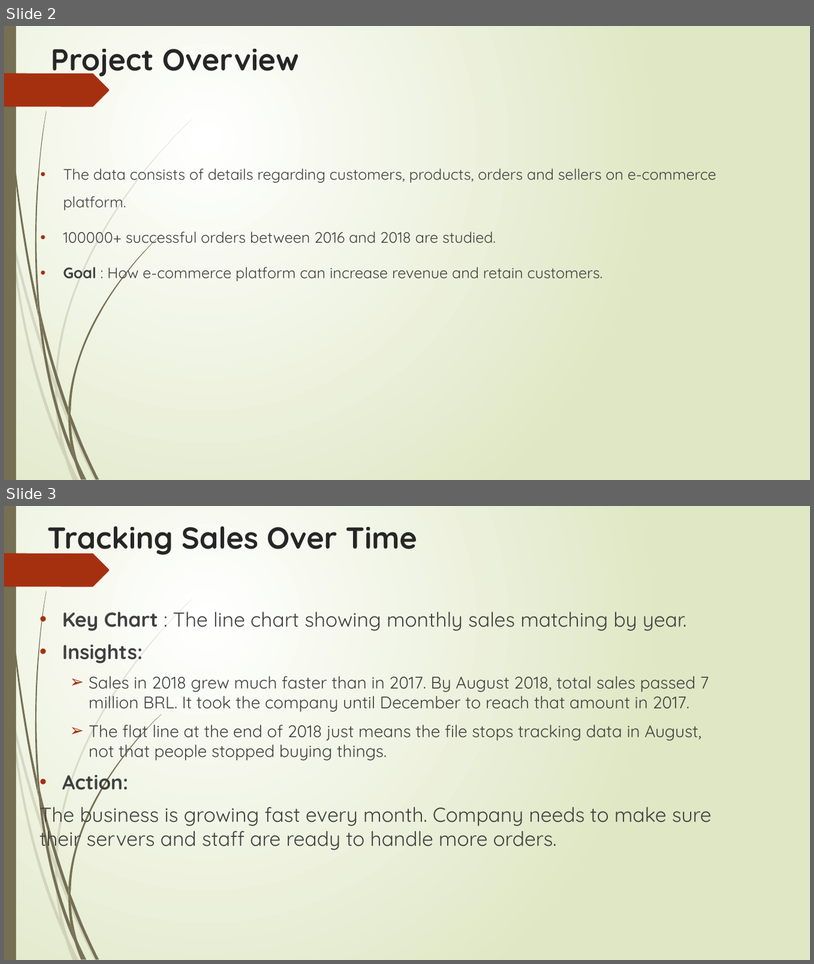
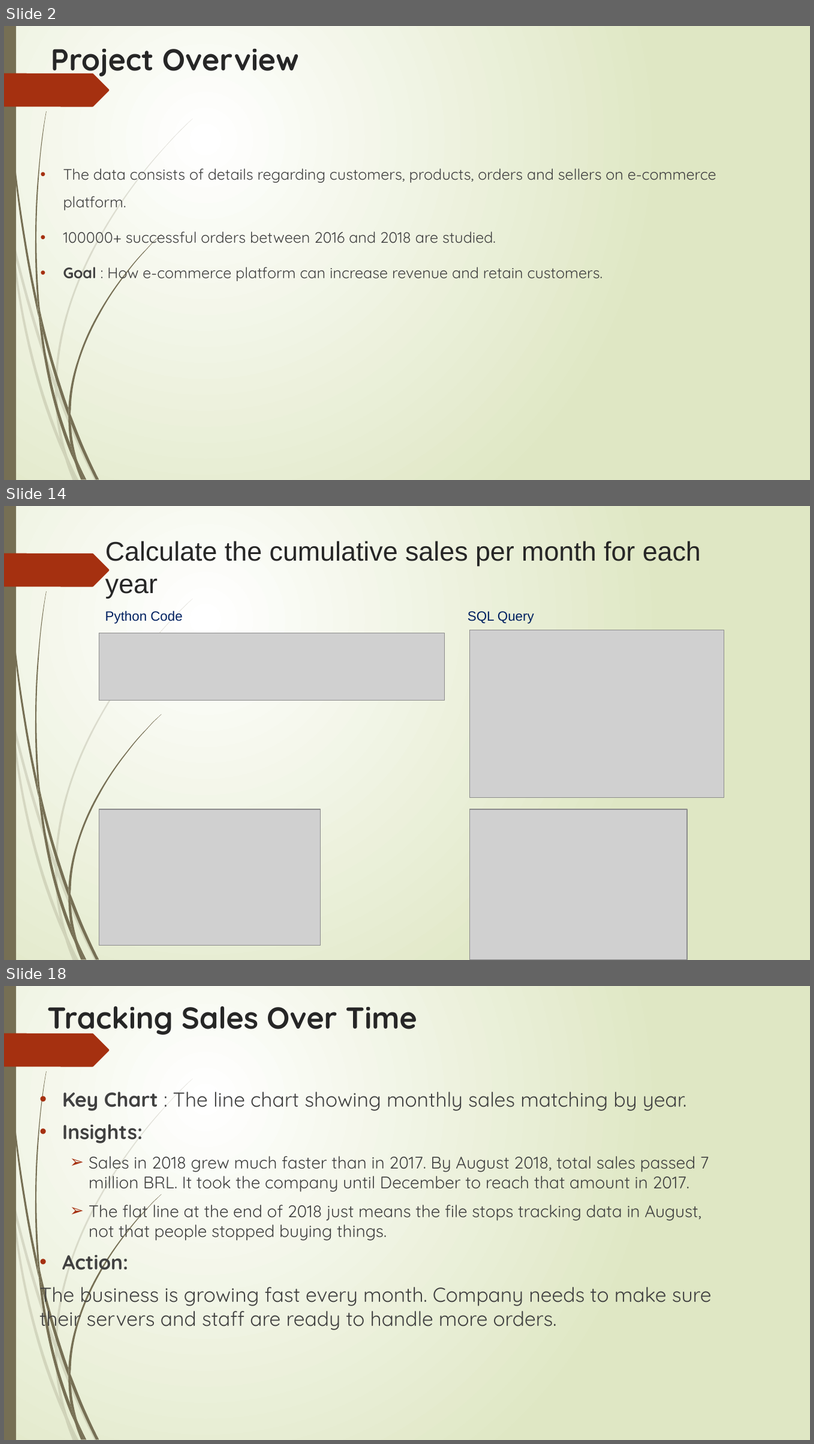
Before and after one commit to pallavigosarr/ecommerce-analytics, a slide deck: Presentation/Executive_summary_&_Insights.pptx. Shown one above the other, each under a label of ours: slides 2 and 3 before the commit, slides 2, 14 and 18 after it; the slides between them are not shown. The pictures are 814x964 and 814x1444 pixels, drawn with LibreOffice and Linux fonts; fonts in the diff are those of the drawing; grey boxes stand for pictures. Boxes give left, top, right and bottom in pixels: in the first picture for what was removed or moved away, otherwise in the second. Text is boxed around its words. In the diff, an @@ line names an element or a change of style, - is before the commit and + after.

```diff
--- a/Presentation/Executive_summary_&_Insights.pptx
+++ b/Presentation/Executive_summary_&_Insights.pptx
@@ slide 14 added at [4,506,810,960], background gradient #FFFFFF to #DFE8C4; not listed: 24 template elements that a slide beside it also shows @@
@@ title added at [105,541,701,598], 32 pt, text #262626 @@
+Calculate the cumulative sales per month for each year
@@ text added at [105,610,182,624], 16 pt, text #002060 @@
+Python Code
@@ text added at [468,611,534,624], 16 pt, text #002060 @@
+SQL Query
@@ picture added at [470,630,725,797] @@
@@ picture added at [99,633,445,700] @@
@@ picture added at [99,809,321,945] @@
@@ picture added at [470,809,687,960] @@
@@ what was slide 3 is now slide 18 @@
```
Also in this commit, not shown: 14 other slides added.
